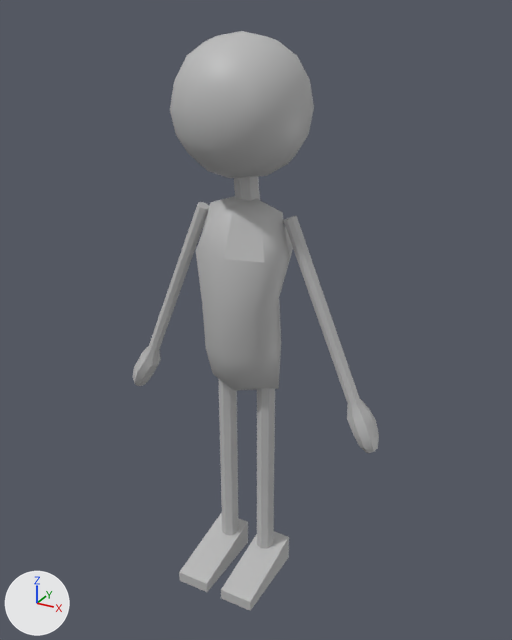
An edit to the FBX model Assets/Characters/Human/Male_Anim.fbx, drawn before and after from the same camera.
Both versions are drawn from a camera (50 mm lens) standing at (0.949, -1.671, 1.715) and looking at (0.028, 0.003, 0.878). The axes (+X, +Y, +Z) are drawn at lower left. The lights are the same throughout. Where no turn or scale is listed for an object, it has been applied to the vertices.

In view in the first picture: 'SM_human_male_BO:SM_NPC_human_male_BObody', 'SM_human_male_BO:SM_NPC_human_male_BOl_arm', 'SM_human_male_BO:SM_NPC_human_male_BOl_foot', 'SM_human_male_BO:SM_NPC_human_male_BOl_leg', 'SM_human_male_BO:SM_NPC_human_male_BOneck', 'SM_human_male_BO:SM_NPC_human_male_BOr_arm', 'SM_human_male_BO:SM_NPC_human_male_BOr_foot', 'SM_human_male_BO:SM_NPC_human_male_BOr_leg', 'SM_human_male_BO:headSM_NPC_human_male_BO'.
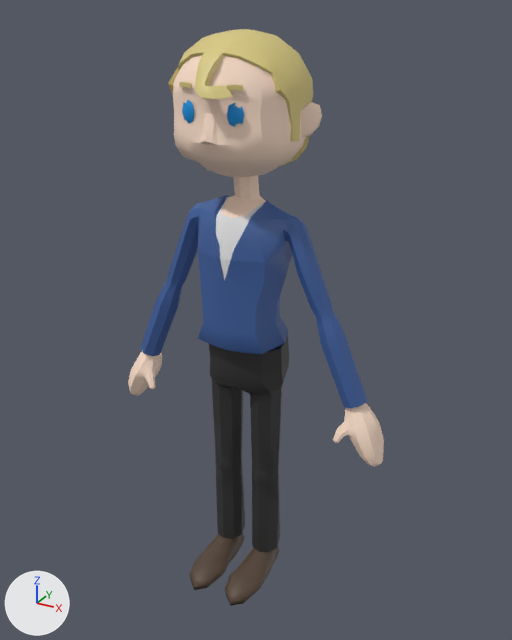
Commit message: Male
Male

The change, as a diff of the scene's bpy script:
```diff
--- a/Assets/Characters/Human/Male_Anim.fbx.py
+++ b/Assets/Characters/Human/Male_Anim.fbx.py
@@ me_mesh_006 @@
-me_mesh_006.from_pydata(...)  # 8 vertices, 6 faces; spans x 0.026..0.133, y -0.224..0.044, z 0.0..0.089
-me_mesh_006.materials.append(mat_lambert1)  # grey #bcbcbc
+me_mesh_006.from_pydata(...)  # 49 vertices, 44 faces; spans x 0.011..0.125, y -0.236..0.052, z 0.0..0.075
+# me_mesh_006 part 5: the whole mesh is rebuilt
+# me_mesh_006 part 6: the surface is now shaded smooth
+me_mesh_006.materials.append(mat_m_male_shoes)  # brown #554335
@@ me_mesh @@
-me_mesh.from_pydata(...)  # 98 vertices, 96 faces; spans x -0.183..0.183, y -0.202..0.163, z 1.299..1.664
-me_mesh.materials.append(mat_lambert1)  # grey #bcbcbc
+me_mesh.from_pydata(...)  # 245 vertices, 224 faces; spans x -0.177..0.177, y -0.229..0.167, z 1.306..1.668
+# me_mesh part 1: 98 vertices removed from x -0.183..0.183, y -0.202..0.163, z 1.299..1.664; 245 vertices added at x -0.177..0.177, y -0.229..0.167, z 1.306..1.668
+# me_mesh part 2: the surface is now shaded flat
+me_mesh.materials.append(mat_m_male_hair)  # yellow #daca80
@@ me_mesh_007 @@
-me_mesh_007.from_pydata(...)  # 8 vertices, 6 faces; spans x -0.133..-0.026, y -0.224..0.044, z 0.0..0.089
-me_mesh_007.materials.append(mat_lambert1)  # grey #bcbcbc
+me_mesh_007.from_pydata(...)  # 49 vertices, 44 faces; spans x -0.125..-0.011, y -0.236..0.052, z 0.0..0.075
+# me_mesh_007 part 3: the whole mesh is rebuilt
+# me_mesh_007 part 4: the surface is now shaded smooth
+me_mesh_007.materials.append(mat_m_male_shoes)  # brown #554335
@@ ob_sm_human_male_bo_sm_npc_human_male_bobody @@
-ob_sm_human_male_bo_sm_npc_human_male_bobody = bpy.data.objects.new('SM_human_male_BO:SM_NPC_human_male_BObody', me_mesh_002)
@@ ob_sm_human_male_bo_sm_npc_human_male_bol_leg @@
-ob_sm_human_male_bo_sm_npc_human_male_bol_leg = bpy.data.objects.new('SM_human_male_BO:SM_NPC_human_male_BOl_leg', me_mesh_005)
@@ ob_sm_human_male_bo_sm_npc_human_male_bor_leg @@
-ob_sm_human_male_bo_sm_npc_human_male_bor_leg = bpy.data.objects.new('SM_human_male_BO:SM_NPC_human_male_BOr_leg', me_mesh_008)
@@ ob_sm_human_male_bo_sm_npc_human_male_boneck @@
-ob_sm_human_male_bo_sm_npc_human_male_boneck = bpy.data.objects.new('SM_human_male_BO:SM_NPC_human_male_BOneck', me_mesh_001)
@@ ob_sm_human_male_bo_sm_npc_human_male_bol_arm @@
-ob_sm_human_male_bo_sm_npc_human_male_bol_arm = bpy.data.objects.new('SM_human_male_BO:SM_NPC_human_male_BOl_arm', me_mesh_004)
@@ ob_sm_human_male_bo_sm_npc_human_male_bor_arm @@
-ob_sm_human_male_bo_sm_npc_human_male_bor_arm = bpy.data.objects.new('SM_human_male_BO:SM_NPC_human_male_BOr_arm', me_mesh_003)
@@ ob_polysurface2 @@
+ob_polysurface2 = bpy.data.objects.new('polySurface2', me_mesh_001_1)  # 20 vertices, 18 faces; spans x 0.0497..0.0877, y -0.1821..-0.1671, z 1.5395..1.5529; in mat_m_male_hair (yellow #daca80)
+ob_polysurface2.location = (0.0, 0.0, 0.0)
@@ ob_polysurface4 @@
+ob_polysurface4 = bpy.data.objects.new('polySurface4', me_mesh_003_1)  # 343 vertices, 332 faces; spans x -0.199..0.199, y -0.2..0.159, z 1.033..1.66; in mat_m_male_clothign_shirt (white #e5e5e5), mat_m_male_skin (beige #ffe2cd)
+ob_polysurface4.location = (0.0, 0.0, 0.0)
@@ ob_polysurface7 @@
+ob_polysurface7 = bpy.data.objects.new('polySurface7', me_mesh_006_1)  # 225 vertices, 212 faces; spans x -0.126..0.126, y -0.098..0.097, z 0.072..0.821; in mat_m_male_pants (black #303030)
+ob_polysurface7.location = (0.0, 0.0, 0.0)
@@ ob_polysurface9 @@
+ob_polysurface9 = bpy.data.objects.new('polySurface9', me_mesh_008_1)  # 306 vertices, 286 faces; spans x -0.388..0.388, y -0.128..0.109, z 0.685..1.241; in mat_m_male_clothing (blue #3e5f9d)
+ob_polysurface9.location = (0.0, 0.0, 0.0)
@@ ob_polysurface1 @@
+ob_polysurface1 = bpy.data.objects.new('polySurface1', me_mesh_1)  # 20 vertices, 18 faces; spans x -0.0877..-0.0497, y -0.1821..-0.1671, z 1.5395..1.5529; in mat_m_male_hair (yellow #daca80)
+ob_polysurface1.location = (0.0, 0.0, 0.0)
@@ ob_polysurface5 @@
+ob_polysurface5 = bpy.data.objects.new('polySurface5', me_mesh_004_1)  # 89 vertices, 84 faces; spans x -0.444..-0.313, y -0.065..0.052, z 0.51..0.71; in mat_m_male_skin (beige #ffe2cd)
+ob_polysurface5.location = (0.0, 0.0, 0.0)
@@ ob_polysurface6 @@
+ob_polysurface6 = bpy.data.objects.new('polySurface6', me_mesh_005_1)  # 89 vertices, 84 faces; spans x 0.313..0.444, y -0.065..0.052, z 0.51..0.71; in mat_m_male_skin (beige #ffe2cd)
+ob_polysurface6.location = (0.0, 0.0, 0.0)
@@ ob_polysurface11 @@
+ob_polysurface11 = bpy.data.objects.new('polySurface11', me_mesh_010)  # 26 vertices, 20 faces; spans x 0.0462..0.0879, y -0.1792..-0.1596, z 1.4546..1.5122; in mat_m_male_eyes (blue #0091de)
+ob_polysurface11.location = (0.0, 0.0, 0.0)
@@ ob_polysurface10 @@
+ob_polysurface10 = bpy.data.objects.new('polySurface10', me_mesh_009)  # 26 vertices, 20 faces; spans x -0.0879..-0.0462, y -0.1792..-0.1596, z 1.4546..1.5122; in mat_m_male_eyes (blue #0091de)
+ob_polysurface10.location = (0.0, 0.0, 0.0)
```

What differs and where, as boxes (x1, y1, x2, y2) in the pictures (512 x 640 px):
'polySurface9', added (blue): after (140, 195, 367, 408)
'SM_human_male_BO:headSM_NPC_human_male_BO', reshaped (6% shorter): before (170, 31, 314, 178); after (168, 29, 313, 167)
'SM_human_male_BO:SM_NPC_human_male_BObody', deleted: before (196, 196, 293, 391)
'polySurface4', added (beige): after (173, 56, 322, 281)
'polySurface7', added (black): after (209, 336, 289, 552)
'SM_human_male_BO:SM_NPC_human_male_BOl_arm', deleted: before (283, 216, 379, 453)
'SM_human_male_BO:SM_NPC_human_male_BOl_foot', reshaped: before (221, 532, 289, 611); after (225, 546, 279, 606)
'SM_human_male_BO:SM_NPC_human_male_BOl_leg', deleted: before (257, 388, 275, 548)
'SM_human_male_BO:SM_NPC_human_male_BOr_foot', reshaped: before (179, 512, 248, 592); after (189, 532, 244, 590)
'SM_human_male_BO:SM_NPC_human_male_BOr_arm', deleted: before (133, 202, 209, 386)
'SM_human_male_BO:SM_NPC_human_male_BOr_leg', deleted: before (218, 378, 239, 535)
'polySurface6', added (beige): after (333, 403, 384, 467)
'polySurface5', added (beige): after (128, 351, 162, 395)
'SM_human_male_BO:SM_NPC_human_male_BOneck', deleted: before (234, 176, 260, 201)
'polySurface11', added: after (227, 103, 244, 127)
'polySurface10', added: after (182, 100, 194, 123)
'polySurface2', added: after (226, 85, 243, 91)
'polySurface1', added: after (179, 82, 192, 88)
part 1 of me_mesh, built on: before (170, 31, 314, 178); after (168, 29, 313, 167)
part 3 of me_mesh_007, built on: before (179, 512, 248, 592); after (189, 532, 244, 590)
part 5 of me_mesh_006, built on: before (221, 532, 289, 611); after (225, 546, 279, 606)
